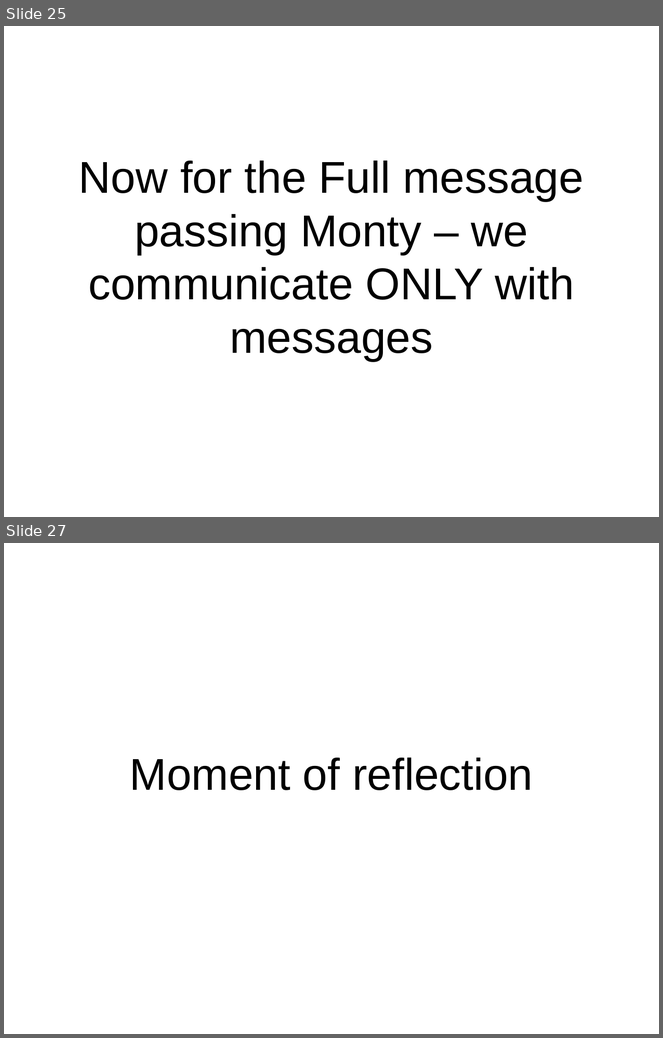
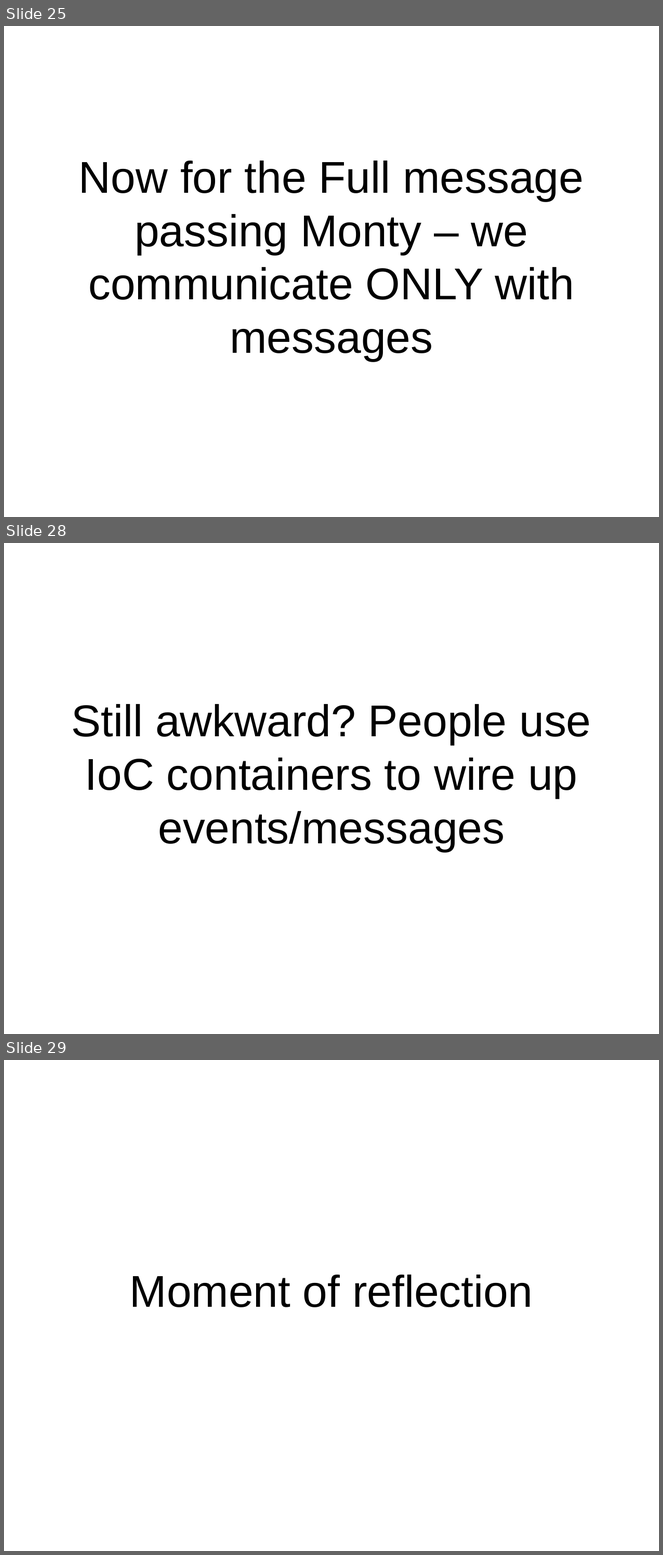
Before and after one commit to pseale/presentation-message-passing, a slide deck: message-passing.odp. Shown one above the other, each under a label of ours: slides 25 and 27 before the commit, slides 25, 28 and 29 after it; the slides between them are not shown. The pictures are 663x1038 and 663x1555 pixels, drawn with LibreOffice and Linux fonts; fonts in the diff are those of the drawing. Boxes give left, top, right and bottom in pixels: in the first picture for what was removed or moved away, otherwise in the second. Text is boxed around its words. In the diff, an @@ line names an element or a change of style, - is before the commit and + after.

```diff
--- a/message-passing.odp
+++ b/message-passing.odp
@@ slide 28 added at (x1=4, y1=543, x2=659, y2=1034), background #FFFFFF @@
@@ subtitle added at (x1=72, y1=704, x2=591, y2=852), 54 pt, text #000000 @@
+Still awkward? People use IoC containers to wire up events/messages
@@ what was slide 27 is now slide 29 @@
```
Also in this commit, not shown: 1 slide changed, 3 other slides added, 1 slide removed, 3 other files.
